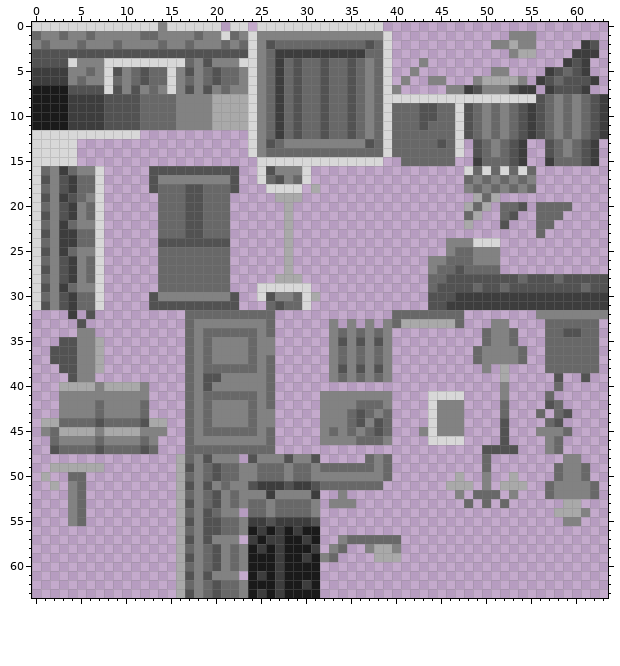
Pixel-art sprite: resource/graphics/city_tileset.png. This is how it looked before the edit.
The file is 64x64 pixels.
After the commit:
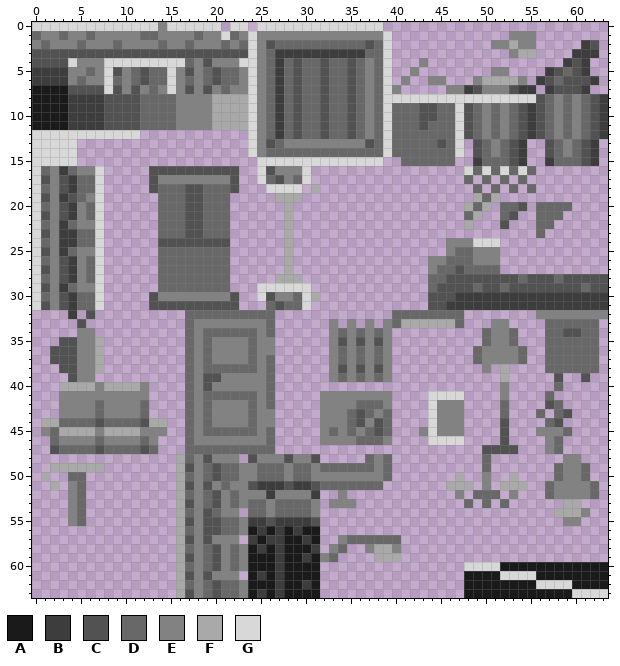
Palette (. is transparent): A #1a1a1a  B #3d3d3d  C #525252  D #686868  E #828282  F #a9a9a9  G #d8d8d8
Changes in this commit:
Colour A is added in row 60 at x 52 to 63; in row 61 at x 48 to 51 and 56 to 63; in row 62 at x 48 to 55 and 60 to 63; in row 63 at x 48 to 59.
Colour G is added in row 60 at x 48 to 51; in row 61 at x 52 to 55; in row 62 at x 56 to 59; in row 63 at x 60 to 63.
Colour E is gone in row 17 at x 49, 51, 53 and 55; in row 18 at x 48, 50, 52 and 54.
Changed places in both pictures, as pixel boxes (x1, y1, x2, y2):
erased: (464, 175, 536, 193)
added: (464, 562, 608, 598)
